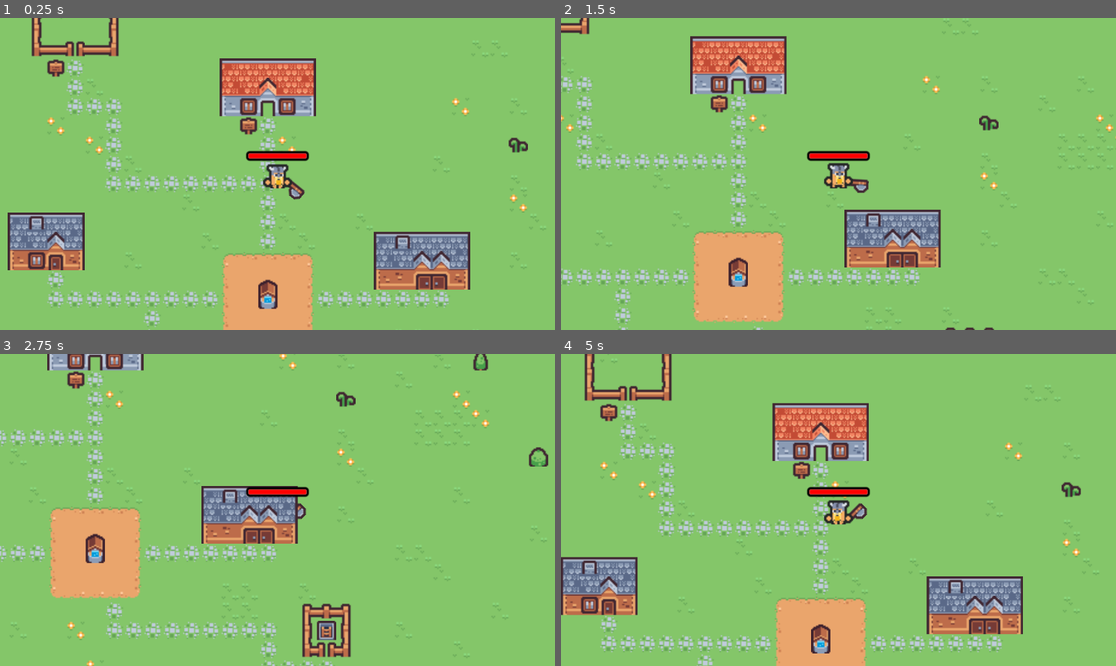
Above: before the commit, frames 1-4 (two rows, left to right).
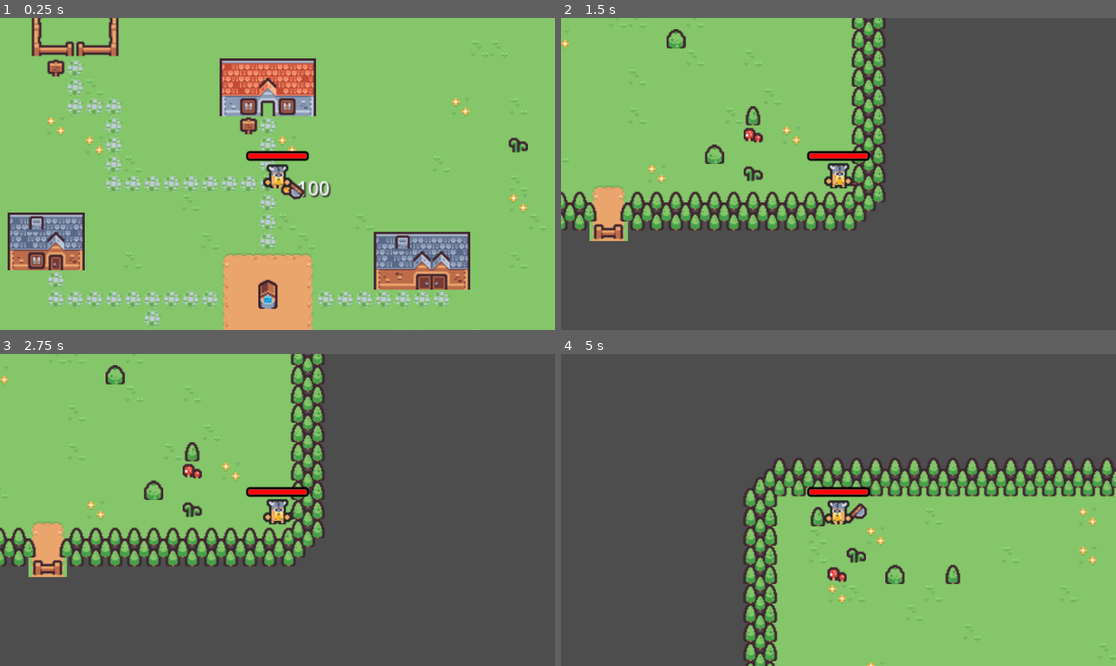
Above: after the commit, the same moments.

Repository: GodEmperorDaniel/crab-survivor
Game: Godot game, scene res://Scenes/Main_Scene.tscn
Same seed, same stepped clock (60 frames per second), same inputs: the game is played once before the commit and once after it.
Inputs (mouse positions are in pixels of both pictures, inside the frame that each line leads up to):
- Up to frame 1 (0.25 s): no input
- Up to frame 2 (1.5 s): tap Enter at 0.5 s; move the mouse to (960, 158) at 0.52 s; press the mouse at (960, 158) at 0.53 s; hold D (move_right) 0.53-1.28 s; move the mouse to (727, 189) at 1.27 s; release the mouse at (727, 189) at 1.28 s; hold S (move_down) from 1.28 s (still down); click (727, 189) at 1.35 s
- Up to frame 3 (2.75 s): move the mouse to (333, 441) at 2.02 s; release S (move_down) at 2.03 s; press the mouse at (333, 441) at 2.03 s; hold D (move_right) from 2.03 s (still down)
- Up to frame 4 (5 s): move the mouse to (810, 572) at 2.77 s; release D (move_right) at 2.78 s; release the mouse at (810, 572) at 2.78 s; hold W (move_up) 2.78-3.53 s; click (810, 572) at 2.85 s; move the mouse to (1005, 556) at 3.52 s; press the mouse at (1005, 556) at 3.53 s; hold A (move_left) from 3.53 s (still down); move the mouse to (672, 463) at 4.27 s; release the mouse at (672, 463) at 4.28 s; click (672, 463) at 4.35 s

The runs differ from the first frame. In frame 1, 0.3% of the frame differs, in the area x 50-60%, y 52-58%; in frame 2, 74%; in frame 3, 74%, in the area x 0-100%, y 0-100%; in frame 4, 72%.

Commit message:
Added coin, moved player script

Diff:
--- a/Player.gd
+++ /dev/null
@@ -1,31 +0,0 @@
-extends CharacterBody2D
-
-@export var speed : float = 1
-@onready var animation = $Animation
-
-var movement := Vector2.ZERO
-
-func _process(delta):
-	process_movement()
-
-func _physics_process(delta):
-	move_and_collide(movement * speed * delta)
-
-func process_movement():
-	movement = Vector2(Input.get_axis("move_left", "move_right"), Input.get_axis("move_up", "move_down"))
-
-	if movement.length_squared() > 0:
-		movement_started()
-	else:
-		movement_stopped()
-
-func movement_started():
-	animation.play("running")
-	animation.flip_h = movement.x < 0
-
-func movement_stopped():
-	animation.stop()
-
-
-func _on_died():
-	queue_free()
--- /dev/null
+++ b/Scenes/Coin.tscn
@@ -0,0 +1,19 @@
+[gd_scene load_steps=4 format=3 uid="uid://dy80ol6eka0h8"]
+
+[ext_resource type="Texture2D" uid="uid://0a2swy8muyhd" path="res://Tiles/tile_0093.png" id="1_0vfcm"]
+[ext_resource type="Script" path="res://Scripts/Coin.gd" id="2_7b47r"]
+
+[sub_resource type="RectangleShape2D" id="RectangleShape2D_bvy5u"]
+size = Vector2(10, 12)
+
+[node name="Coin" type="Sprite2D"]
+texture = ExtResource("1_0vfcm")
+script = ExtResource("2_7b47r")
+
+[node name="Area2D" type="Area2D" parent="."]
+collision_mask = 4
+
+[node name="CollisionShape2D" type="CollisionShape2D" parent="Area2D"]
+shape = SubResource("RectangleShape2D_bvy5u")
+
+[connection signal="body_entered" from="Area2D" to="." method="_on_area_entered"]
--- a/Scenes/Main_Scene.tscn
+++ b/Scenes/Main_Scene.tscn
@@ -1,6 +1,8 @@
-[gd_scene load_steps=2 format=3 uid="uid://bhoufngem8jup"]
+[gd_scene load_steps=4 format=3 uid="uid://bhoufngem8jup"]
 
 [ext_resource type="TileSet" uid="uid://c4sjy1lnoudde" path="res://Tilemap/Base_Tile_Set.tres" id="1_gjs6y"]
+[ext_resource type="PackedScene" uid="uid://fu0iw37jpmal" path="res://Scenes/Enemy.tscn" id="2_ngq7g"]
+[ext_resource type="PackedScene" uid="uid://8nlmluv324ay" path="res://Scenes/HUD.tscn" id="3_r64i5"]
 
 [node name="Node2D" type="Node2D"]
 
@@ -19,3 +21,8 @@
 layer_3/name = "Over Player"
 layer_3/z_index = 3
 layer_3/tile_data = PackedInt32Array(262130, 0, 5, 262131, 65536, 5, 262132, 196608, 5, 262133, 131072, 5, 196594, 0, 4 …(453 unchanged characters)…
+
+[node name="Enemy" parent="." instance=ExtResource("2_ngq7g")]
+position = Vector2(72, 172)
+
+[node name="HUD" parent="." instance=ExtResource("3_r64i5")]
--- a/Scenes/Player.tscn
+++ b/Scenes/Player.tscn
@@ -1,10 +1,10 @@
 [gd_scene load_steps=11 format=3 uid="uid://dn1no82mkvohx"]
 
-[ext_resource type="SpriteFrames" uid="uid://mt6we7f56io0" path="res://Sprites/SpriteFrames/player_running.tres" id="1_agmoa"]
-[ext_resource type="Script" path="res://Player.gd" id="1_wu3mh"]
+[ext_resource type="SpriteFrames" uid="uid://3dubb53wq3h" path="res://Sprites/SpriteFrames/player_running.tres" id="1_agmoa"]
+[ext_resource type="Script" path="res://Scripts/Player.gd" id="1_wu3mh"]
 [ext_resource type="Texture2D" uid="uid://cwv8ukin2koai" path="res://Tiles/tile_0127.png" id="3_8rtw4"]
 [ext_resource type="Script" path="res://Scenes/Weapon.gd" id="4_1q3bt"]
-[ext_resource type="PackedScene" path="res://Scenes/HealthBar.tscn" id="5_sr1ur"]
+[ext_resource type="PackedScene" uid="uid://dow4vyaa53hfn" path="res://Scenes/HealthBar.tscn" id="5_sr1ur"]
 
 [sub_resource type="RectangleShape2D" id="RectangleShape2D_aq7ey"]
 size = Vector2(18, 20)
@@ -52,6 +52,7 @@
 
 [node name="Player" type="CharacterBody2D"]
 z_index = 1
+collision_mask = 5
 script = ExtResource("1_wu3mh")
 speed = 100.0
 
--- /dev/null
+++ b/Scripts/Coin.gd
@@ -0,0 +1,7 @@
+extends Sprite2D
+
+func _on_area_entered(body):
+	if not body is Player:
+		pass
+
+	(body as Player).coin_picked_up
--- a/Scripts/Player.gd
+++ b/Scripts/Player.gd
@@ -34,3 +34,6 @@
 
 func movement_stopped():
 	animation.stop()
+
+func _on_died():
+	queue_free()
--- a/project.godot
+++ b/project.godot
@@ -54,6 +54,7 @@
 [layer_names]
 
 2d_physics/layer_2="Enemy"
+2d_physics/layer_3="Coins"
 
 [rendering]
 
